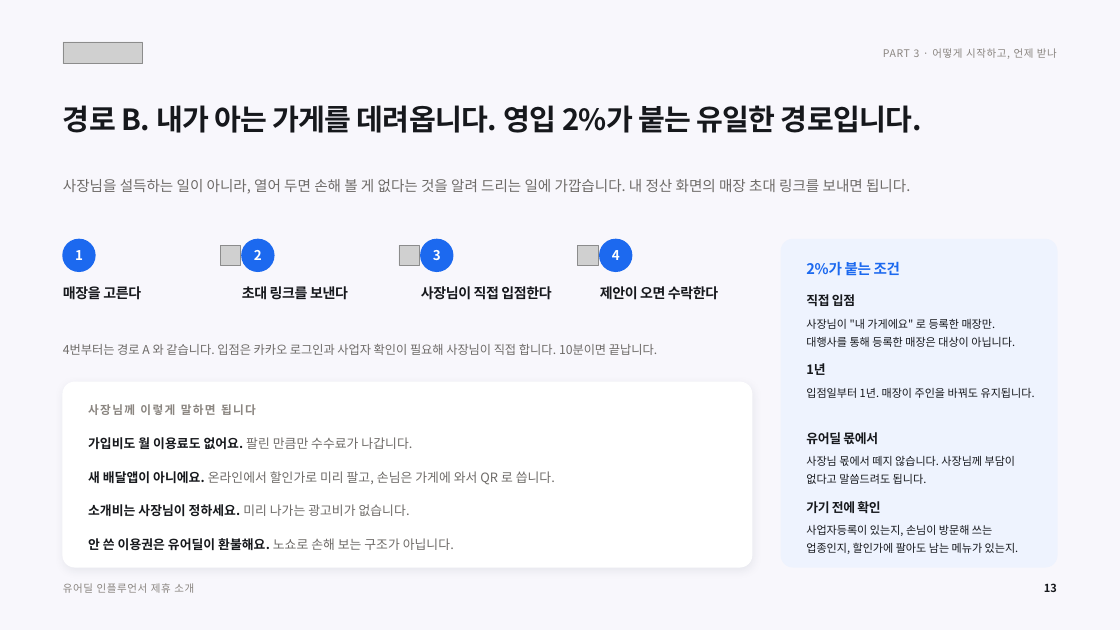
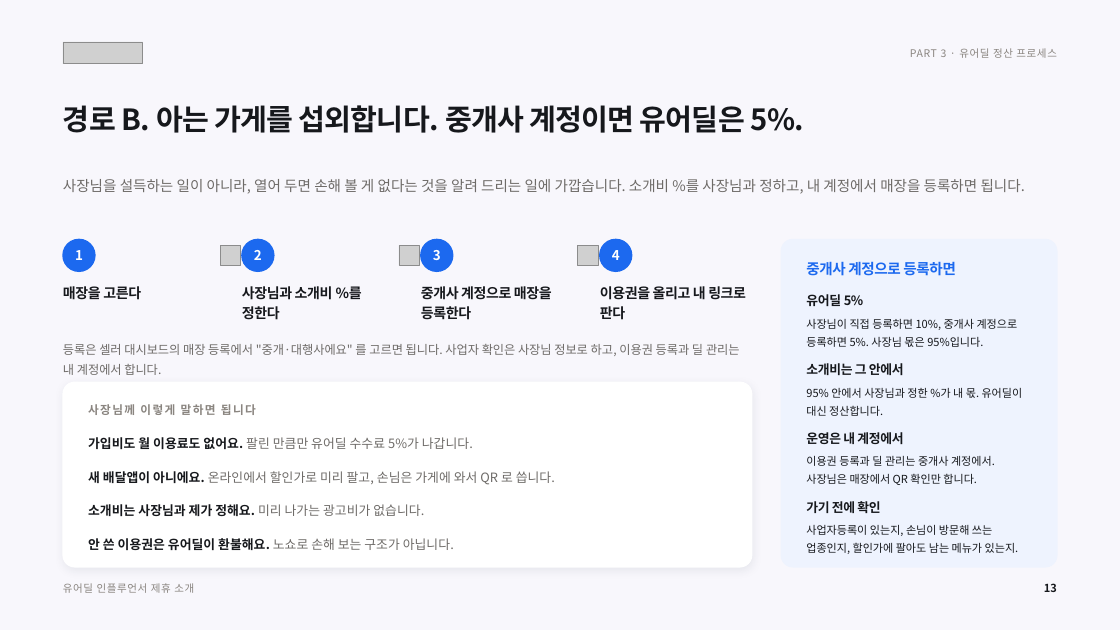
Before and after one commit to tobe2111/ur-live, a slide deck: slide 14 of docs/business/proposals/urdeal-influencer-deck.pptx. Drawn at 1120x630 pixels with LibreOffice and Linux fonts; fonts in the diff are those of the drawing; grey boxes stand for pictures. Boxes give left, top, right and bottom in pixels: in the first picture for what was removed or moved away, otherwise in the second. Text is boxed around its words. In the diff, an @@ line names an element or a change of style, - is before the commit and + after.

```diff
--- a/docs/business/proposals/urdeal-influencer-deck.pptx
+++ b/docs/business/proposals/urdeal-influencer-deck.pptx
@@ text at [910,48,1056,58]: text changed @@
-PART 3 · 어떻게 시작하고, 언제 받나
+PART 3 · 유어딜 정산 프로세스
@@ text at [63,105,804,133]: text changed @@
-경로 B. 내가 아는 가게를 데려옵니다. 영입 2%가 붙는 유일한 경로입니다.
+경로 B. 아는 가게를 섭외합니다. 중개사 계정이면 유어딜은 5%.
@@ text at [63,179,1025,194]: text changed @@
-사장님을 설득하는 일이 아니라, 열어 두면 손해 볼 게 없다는 것을 알려 드리는 일에 가깝습니다. 내 정산 화면의 매장 초대 링크를 보내면 됩니다.
+사장님을 설득하는 일이 아니라, 열어 두면 손해 볼 게 없다는 것을 알려 드리는 일에 가깝습니다. 소개비 %를 사장님과 정하고, 내 계정에서 매장을 등록하면 됩니다.
@@ text at [806,261,955,276]: text changed @@
-2%가 붙는 조건
+중개사 계정으로 등록하면
@@ text at [242,286,362,320]: text changed @@
-초대 링크를 보낸다
+사장님과 소개비 %를 정한다
@@ text at [421,286,552,320]: text changed @@
-사장님이 직접 입점한다
+중개사 계정으로 매장을 등록한다
@@ text at [600,286,746,320]: text changed @@
-제안이 오면 수락한다
+이용권을 올리고 내 링크로 판다
@@ text at [806,294,864,306]: text changed @@
-직접 입점
+유어딜 5%
@@ text at [806,319,1018,347]: text changed @@
-사장님이 "내 가게에요" 로 등록한 매장만. 대행사를 통해 등록한 매장은 대상이 아닙니다.
+사장님이 직접 등록하면 10%, 중개사 계정으로 등록하면 5%. 사장님 몫은 95%입니다.
@@ text at [63,344,740,375]: text changed @@
-4번부터는 경로 A 와 같습니다. 입점은 카카오 로그인과 사업자 확인이 필요해 사장님이 직접 합니다. 10분이면 끝납니다.
+등록은 셀러 대시보드의 매장 등록에서 "중개·대행사에요" 를 고르면 됩니다. 사업자 확인은 사장님 정보로 하고, 이용권 등록과 딜 관리는 내 계정에서 합니다.
@@ text at [806,363,904,375]: text changed @@
-1년
+소개비는 그 안에서
@@ text at [806,388,1023,416]: text changed @@
-입점일부터 1년. 매장이 주인을 바꿔도 유지됩니다.
+95% 안에서 사장님과 정한 %가 내 몫. 유어딜이 대신 정산합니다.
@@ text at [88,437,473,449]: text changed @@
-가입비도 월 이용료도 없어요. 팔린 만큼만 수수료가 나갑니다.
+가입비도 월 이용료도 없어요. 팔린 만큼만 유어딜 수수료 5%가 나갑니다.
@@ text at [806,432,903,444]: text changed @@
-유어딜 몫에서
+운영은 내 계정에서
@@ text at [806,456,995,485]: text changed @@
-사장님 몫에서 떼지 않습니다. 사장님께 부담이 없다고 말씀드려도 됩니다.
+이용권 등록과 딜 관리는 중개사 계정에서. 사장님은 매장에서 QR 확인만 합니다.
@@ text at [88,504,424,516]: text changed; text colour #6E6B68 to #16181C; bold on @@
-소개비는 사장님이 정하세요. 미리 나가는 광고비가 없습니다.
+소개비는 사장님과 제가 정해요. 미리 나가는 광고비가 없습니다.
```
Also in this commit, not shown: 19 other slides changed, 9 other files.
